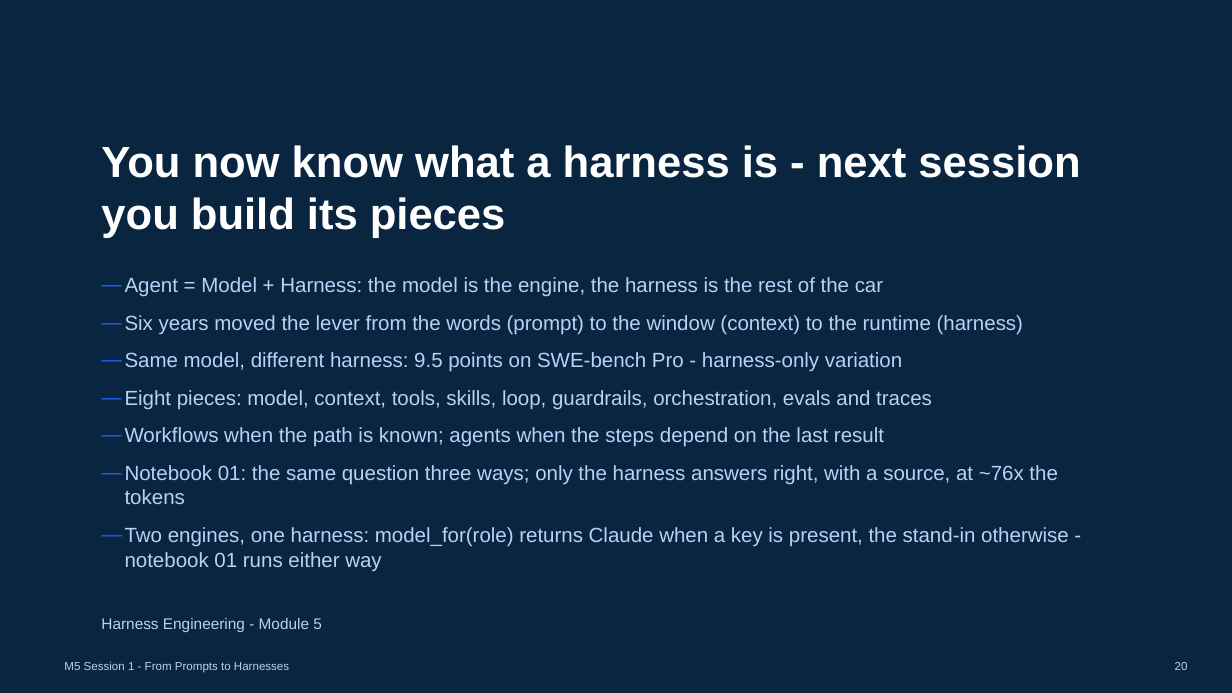
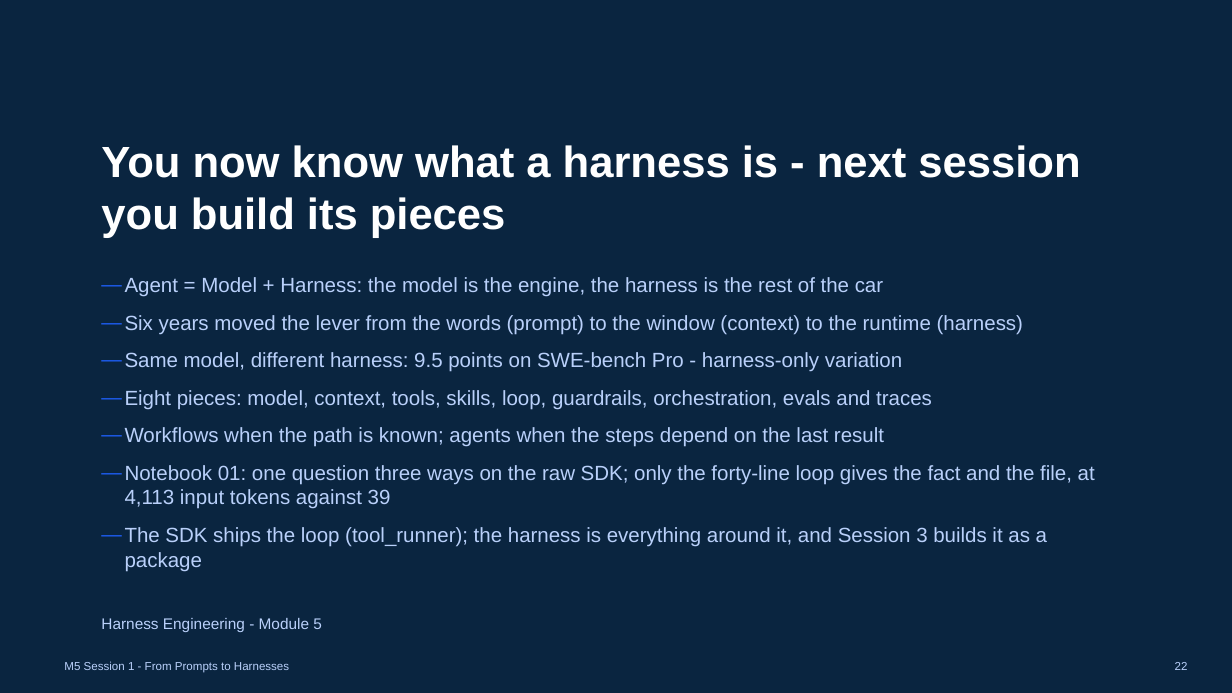
Before and after one commit to maglionejm/fontys-tech-exercises, a slide deck: slide 22 of presentations/m5-session-1-from-prompts-to-harnesses.pptx (slide 20 before the commit). Drawn at 1232x693 pixels with LibreOffice and Linux fonts; fonts in the diff are those of the drawing. Boxes give left, top, right and bottom in pixels: in the first picture for what was removed or moved away, otherwise in the second. Text is boxed around its words. In the diff, an @@ line names an element or a change of style, - is before the commit and + after.

```diff
--- a/presentations/m5-session-1-from-prompts-to-harnesses.pptx
+++ b/presentations/m5-session-1-from-prompts-to-harnesses.pptx
@@ text at bbox=[125, 465, 1095, 571]: text changed @@
-— Notebook 01: the same question three ways; only the harness answers right, with a source, at ~76x the tokens
-— Two engines, one harness: model_for(role) returns Claude when a key is present, the stand-in otherwise - notebook 01 runs either way
+— Notebook 01: one question three ways on the raw SDK; only the forty-line loop gives the fact and the file, at 4,113 input tokens against 39
+— The SDK ships the loop (tool_runner); the harness is everything around it, and Session 3 builds it as a package
@@ text at bbox=[1175, 662, 1188, 670]: text changed @@
-20
+22
```
Also in this commit, not shown: 8 other slides changed, 3 slides added, 1 slide removed, 1 other file.
